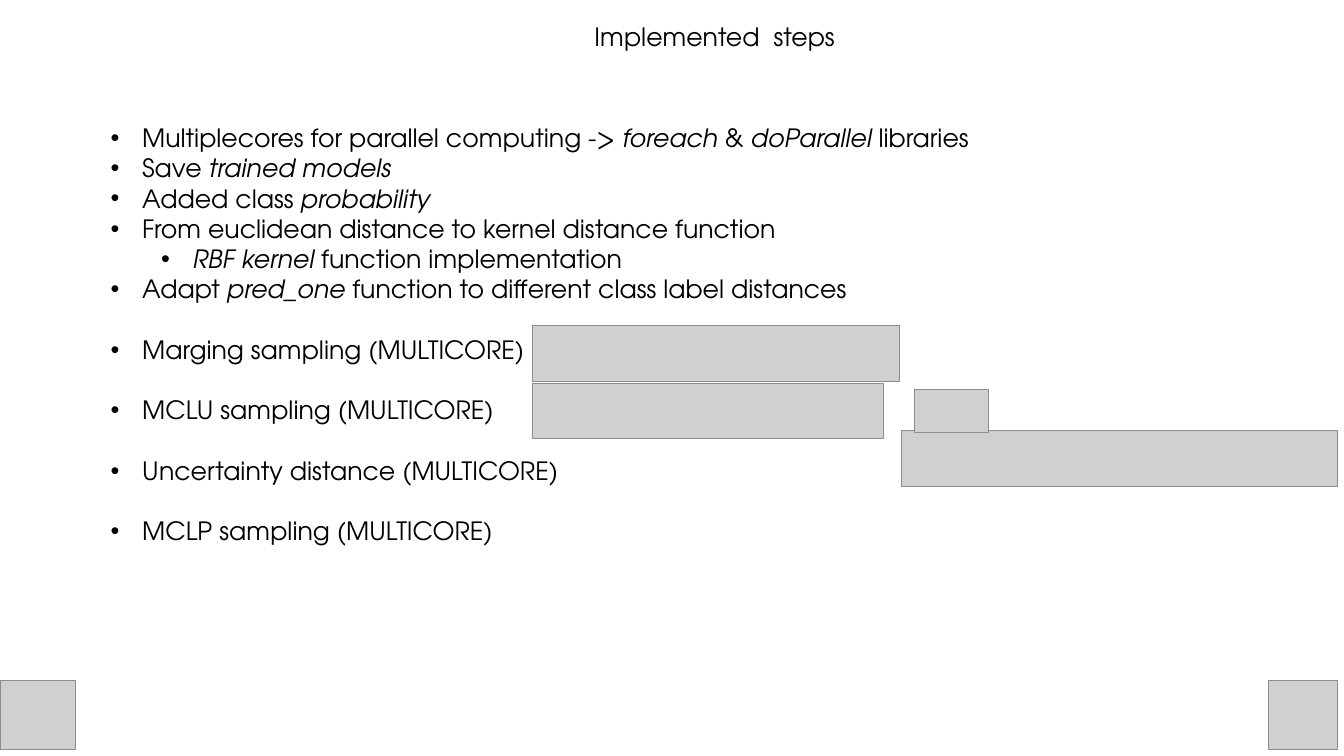
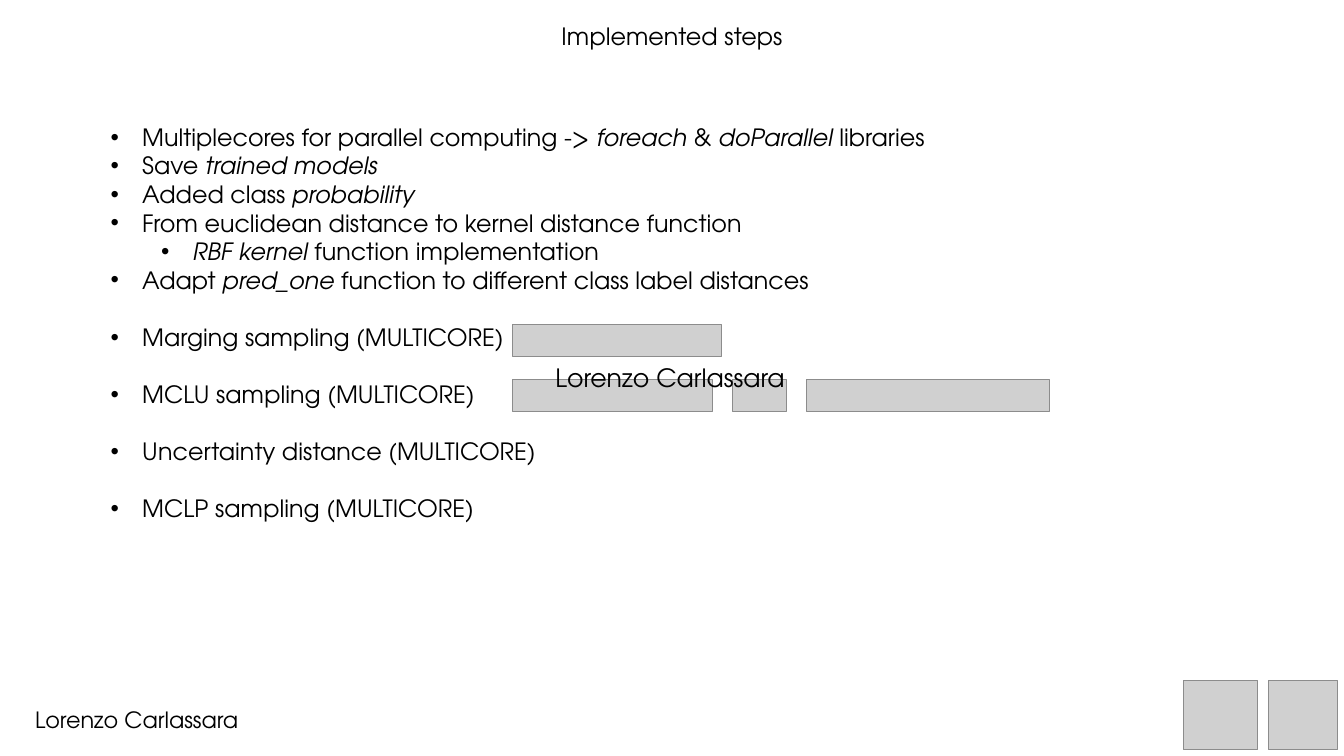
Before and after one commit to carls31/active-learning-virtual-SVM, a slide deck: slide 6 of presentation_CARLASSARA_10601118.pptx. Drawn at 1344x756 pixels with LibreOffice and Linux fonts; fonts in the diff are those of the drawing; grey boxes stand for pictures. Boxes give left, top, right and bottom in pixels: in the first picture for what was removed or moved away, otherwise in the second. Text is boxed around its words. In the diff, an @@ line names an element or a change of style, - is before the commit and + after.

```diff
--- a/presentation_CARLASSARA_10601118.pptx
+++ b/presentation_CARLASSARA_10601118.pptx
@@ text "Implemented steps": place and size @@
-text "Implemented steps" at [594, 27, 835, 51]
+text "Implemented steps" at [561, 27, 782, 50]
@@ text "Implemented steps" at [561, 27, 782, 50]: size 18 to 17 pt; alignment left to centre @@
@@ text "Multiplecores for parallel computing -> ..." at [142, 128, 924, 522]: size 18 to 17 pt @@
@@ picture: place and size @@
-picture at [532, 326, 900, 381]
+picture at [512, 325, 721, 356]
@@ picture: place and size @@
-picture at [901, 431, 1338, 487]
+picture at [512, 380, 713, 411]
@@ text added at [555, 361, 784, 399], 18 pt, text #000000 @@
+Lorenzo Carlassara
@@ picture: place and size @@
-picture at [532, 383, 884, 438]
+picture at [733, 380, 786, 411]
@@ picture: place and size @@
-picture at [914, 389, 988, 433]
+picture at [807, 380, 1050, 411]
@@ picture: place and size @@
-picture at [1, 681, 76, 750]
+picture at [1184, 681, 1258, 750]
@@ text added at [35, 711, 238, 729], 16 pt, text #000000 @@
+Lorenzo Carlassara
```
Also in this commit, not shown: 9 other slides changed, 1 slide added, 1 slide removed, 2 other files.
